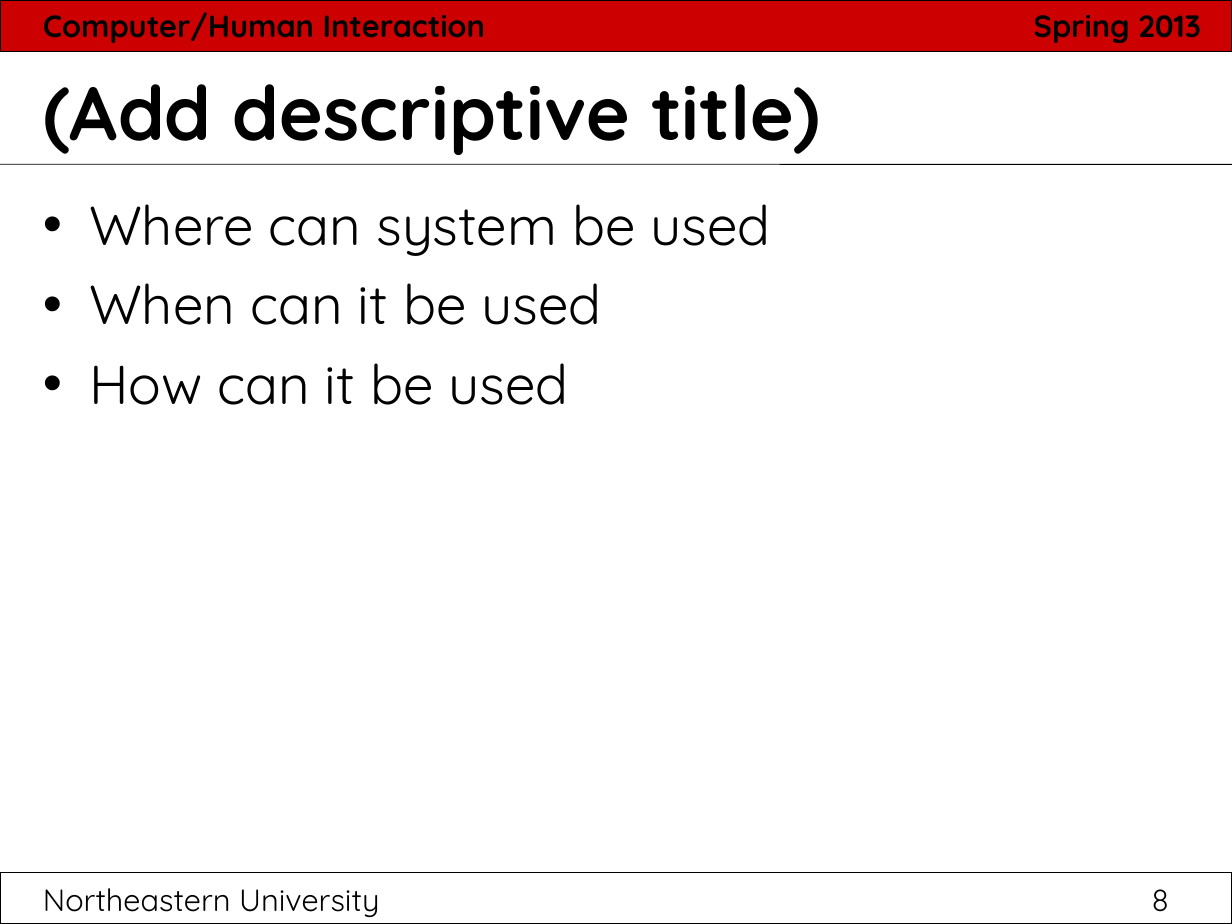
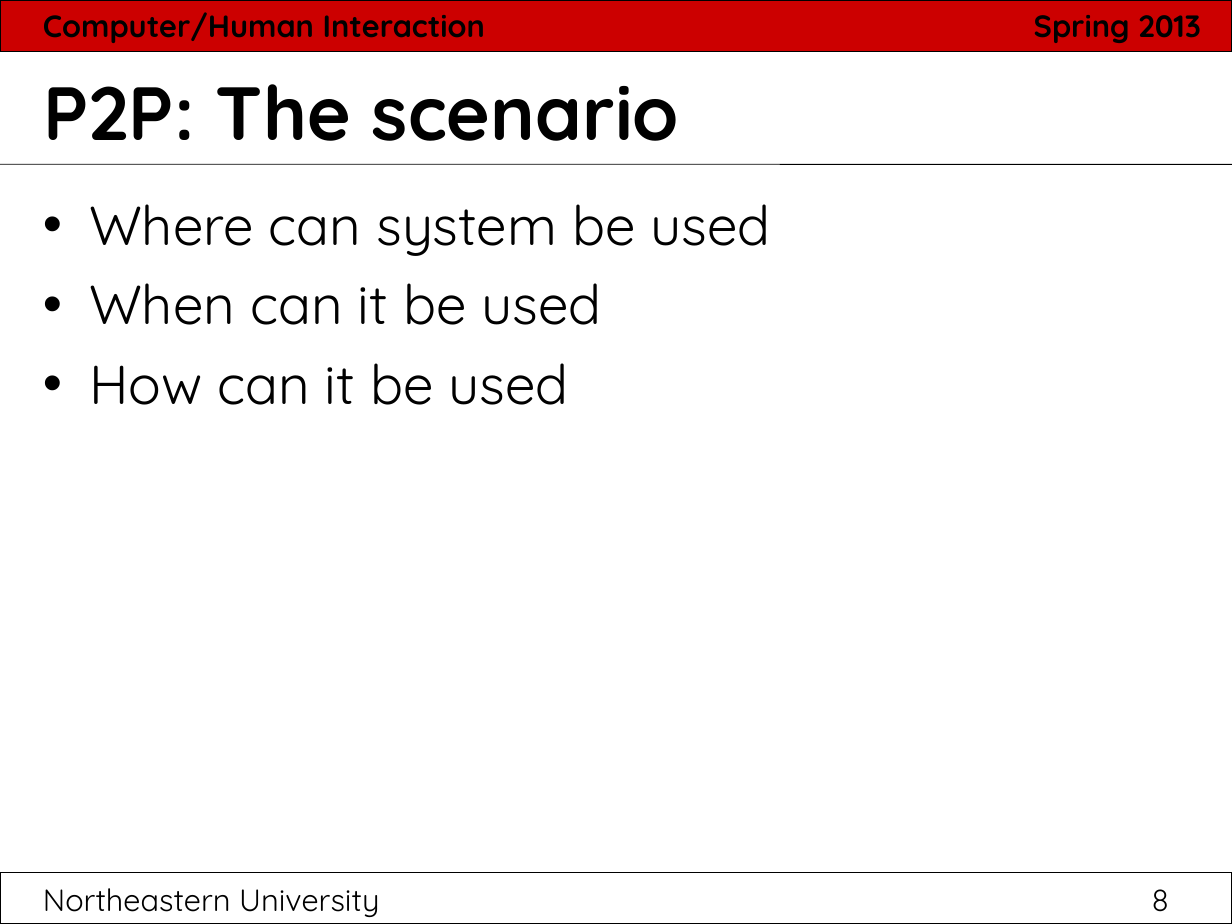
Before and after one commit to hci2014/sandbox, a slide deck: slide 8 of FinalPresentationTemplate.ppt. Drawn at 1232x924 pixels with LibreOffice and Linux fonts; fonts in the diff are those of the drawing. Boxes give left, top, right and bottom in pixels: in the first picture for what was removed or moved away, otherwise in the second. Text is boxed around its words. In the diff, an @@ line names an element or a change of style, - is before the commit and + after.

```diff
--- a/FinalPresentationTemplate.ppt
+++ b/FinalPresentationTemplate.ppt
@@ title at box(43, 84, 679, 141): text changed @@
-(Add descriptive title)
+P2P: The scenario
```
Also in this commit, not shown: 7 other slides changed, 8 slides added, 10 slides removed, 1 other file.
